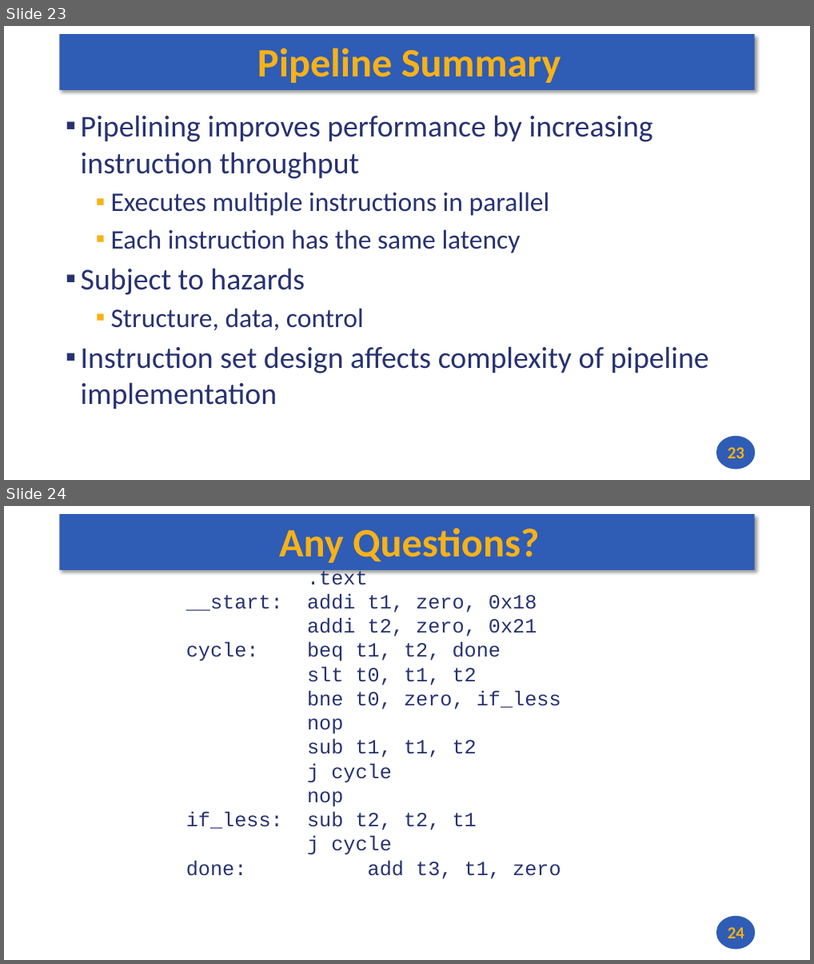
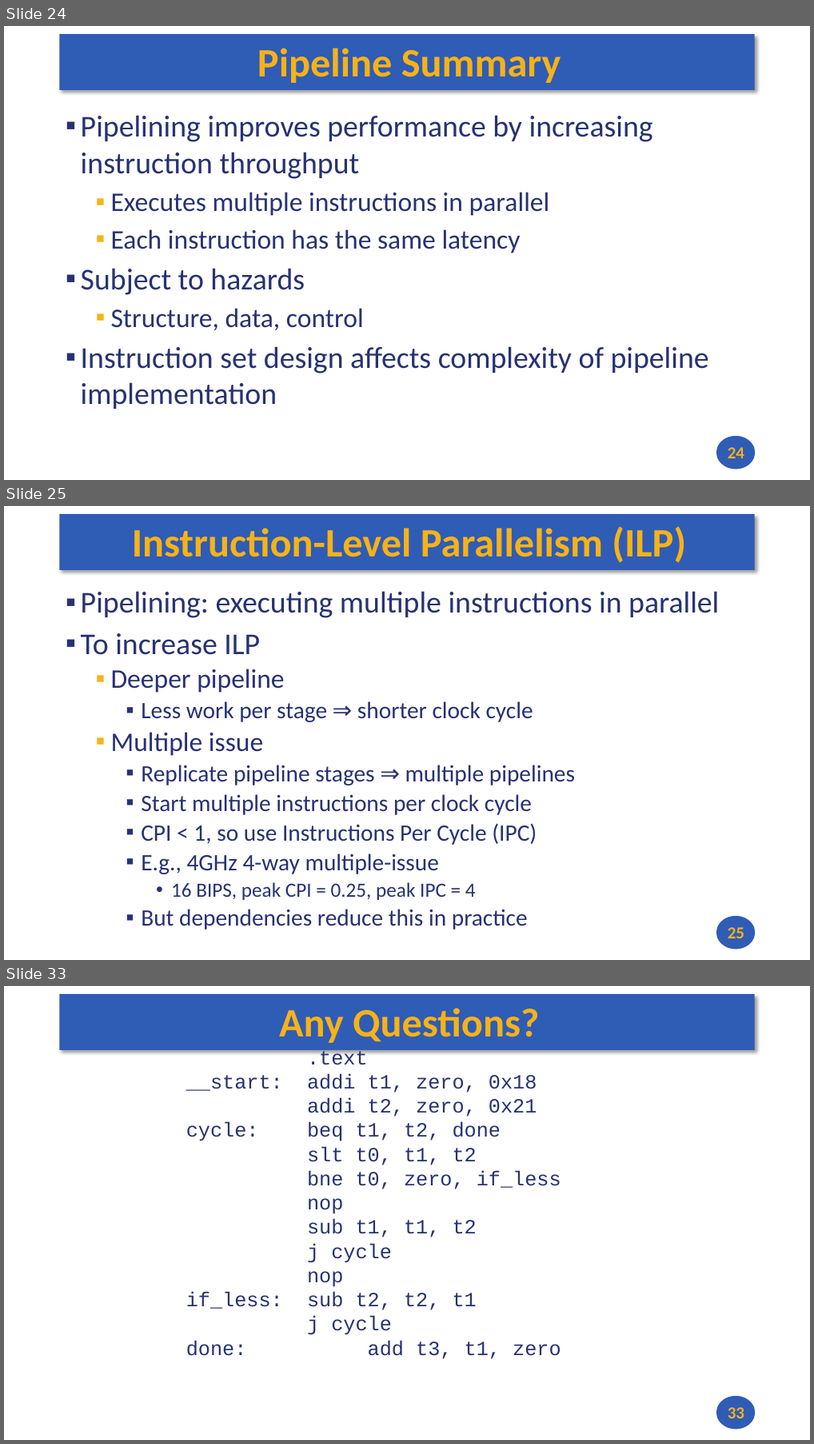
Before and after one commit to andrewt0301/hse-acos-course, a slide deck: docs/part1ca/09_Pipeline/CA_Lecture_09.pptx. Shown one above the other, each under a label of ours: slides 23 and 24 before the commit, slides 24, 25 and 33 after it; the slides between them are not shown. The pictures are 814x964 and 814x1444 pixels, drawn with LibreOffice and Linux fonts; fonts in the diff are those of the drawing. Boxes give left, top, right and bottom in pixels: in the first picture for what was removed or moved away, otherwise in the second. Text is boxed around its words. In the diff, an @@ line names an element or a change of style, - is before the commit and + after.

Commit message:
Working on Lecture 9

```diff
--- a/docs/part1ca/09_Pipeline/CA_Lecture_09.pptx
+++ b/docs/part1ca/09_Pipeline/CA_Lecture_09.pptx
@@ slide 25 added at (4, 506, 810, 960), background #FFFFFF; not listed: 2 template elements that a slide beside it also shows @@
@@ title added at (132, 527, 686, 563), 48 pt, text #F7B217, bold @@
+Instruction-Level Parallelism (ILP)
@@ text added at (81, 591, 719, 929), 28 pt, text #273272 @@
+▪ Pipelining: executing multiple instructions in parallel
+▪ To increase ILP
+  ▪ Deeper pipeline
+    ▪ Less work per stage ⇒ shorter clock cycle
+  ▪ Multiple issue
+    ▪ Replicate pipeline stages ⇒ multiple pipelines
+    ▪ Start multiple instructions per clock cycle
+    ▪ CPI < 1, so use Instructions Per Cycle (IPC)
+    ▪ E.g., 4GHz 4-way multiple-issue
+      • 16 BIPS, peak CPI = 0.25, peak IPC = 4
+    ▪ But dependencies reduce this in practice
@@ page number added at (728, 927, 745, 938), 20 pt, text #F7B217, bold @@
+25
@@ what was slide 23 is now slide 24 @@
@@ page number at (728, 447, 745, 458): text changed @@
-23
+24
@@ what was slide 24 is now slide 33 @@
@@ page number at (728, 1407, 745, 1418): text changed @@
-24
+33
```
Also in this commit, not shown: 8 other slides added, 2 other files.
